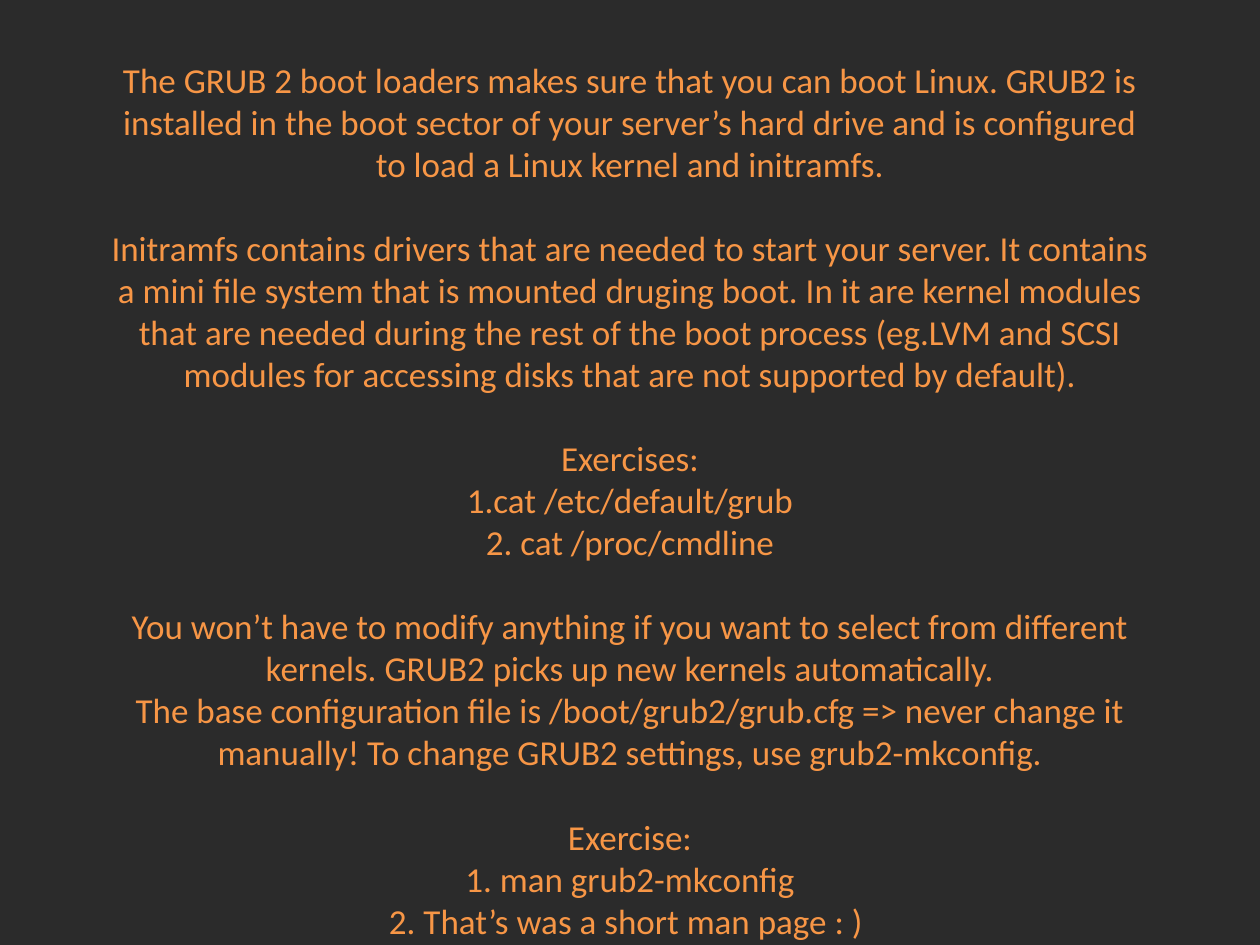
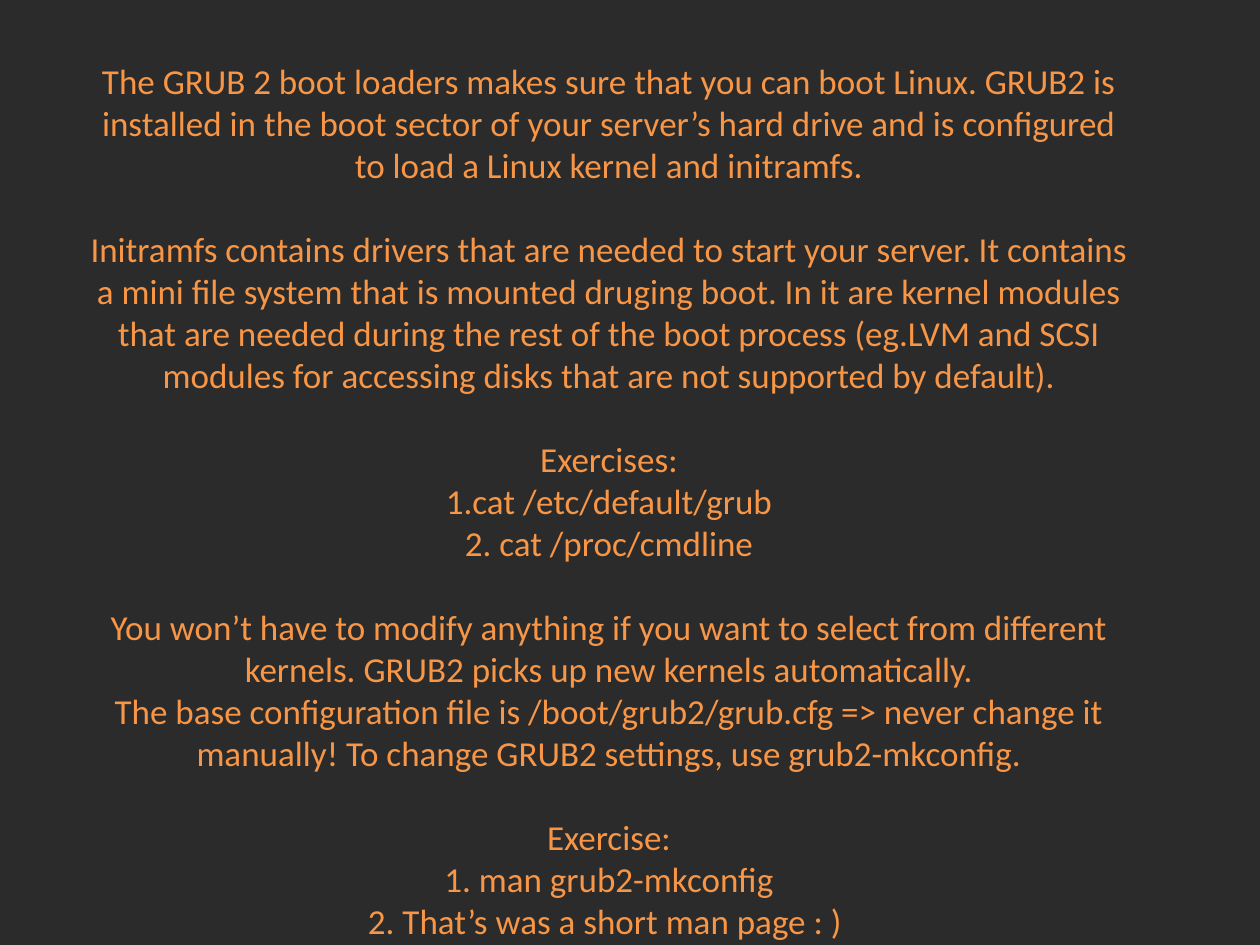
Before and after one commit to Academy-Soft-Intellect/Linux-Course, a slide deck: slide 6 of 10.SystemDAndTheBootProcedure/10-SystemDAndTheBootProcedure.pptx. Drawn at 1260x945 pixels with LibreOffice and Linux fonts; fonts in the diff are those of the drawing; background and template pictures are left out; a plain dark background stands for a picture behind light text. Boxes give left, top, right and bottom in pixels: in the first picture for what was removed or moved away, otherwise in the second. Text is boxed around its words. In the diff, an @@ line names an element or a change of style, - is before the commit and + after.

Commit message:
Adding info.md for Systemd

```diff
--- a/10.SystemDAndTheBootProcedure/10-SystemDAndTheBootProcedure.pptx
+++ b/10.SystemDAndTheBootProcedure/10-SystemDAndTheBootProcedure.pptx
@@ title "The GRUB 2 boot loaders ...": place and size @@
-title "The GRUB 2 boot loaders ..." at box(112, 68, 1147, 940)
+title "The GRUB 2 boot loaders ..." at box(91, 69, 1126, 940)
```
Also in this commit, not shown: 1 other file.
